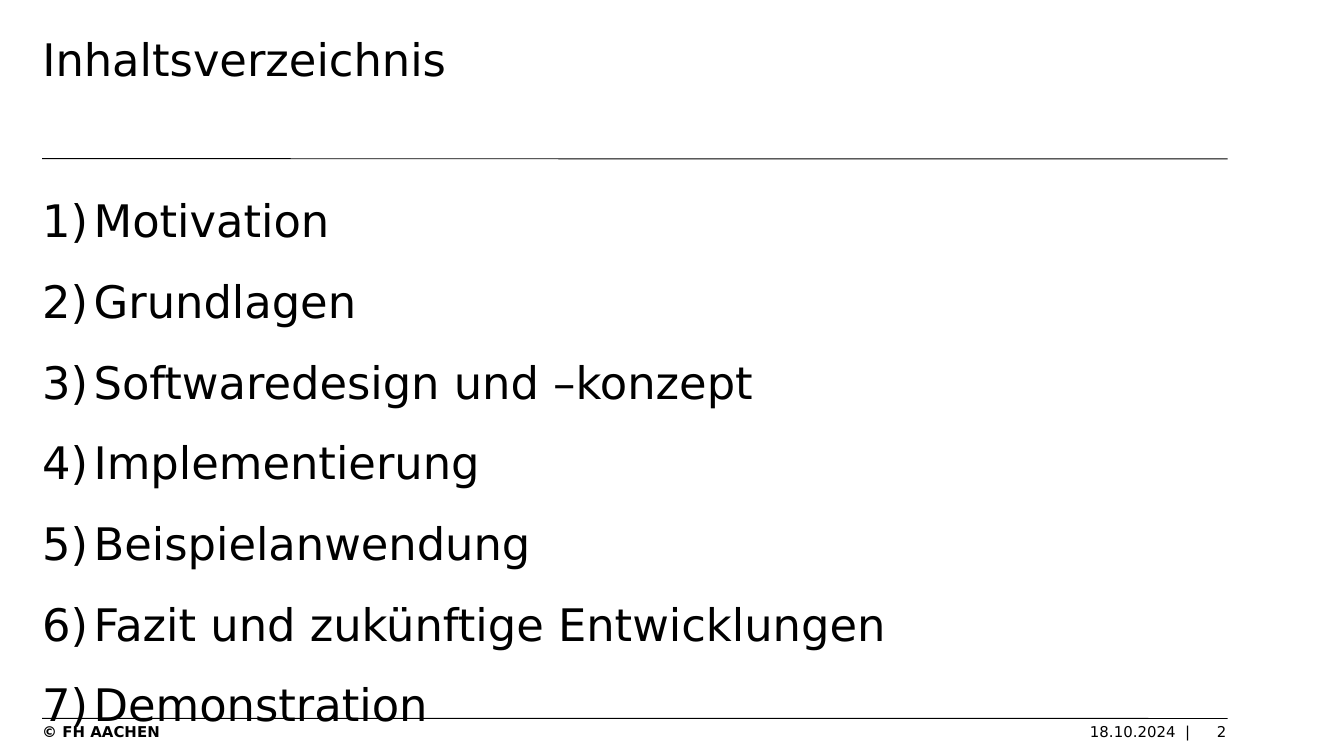
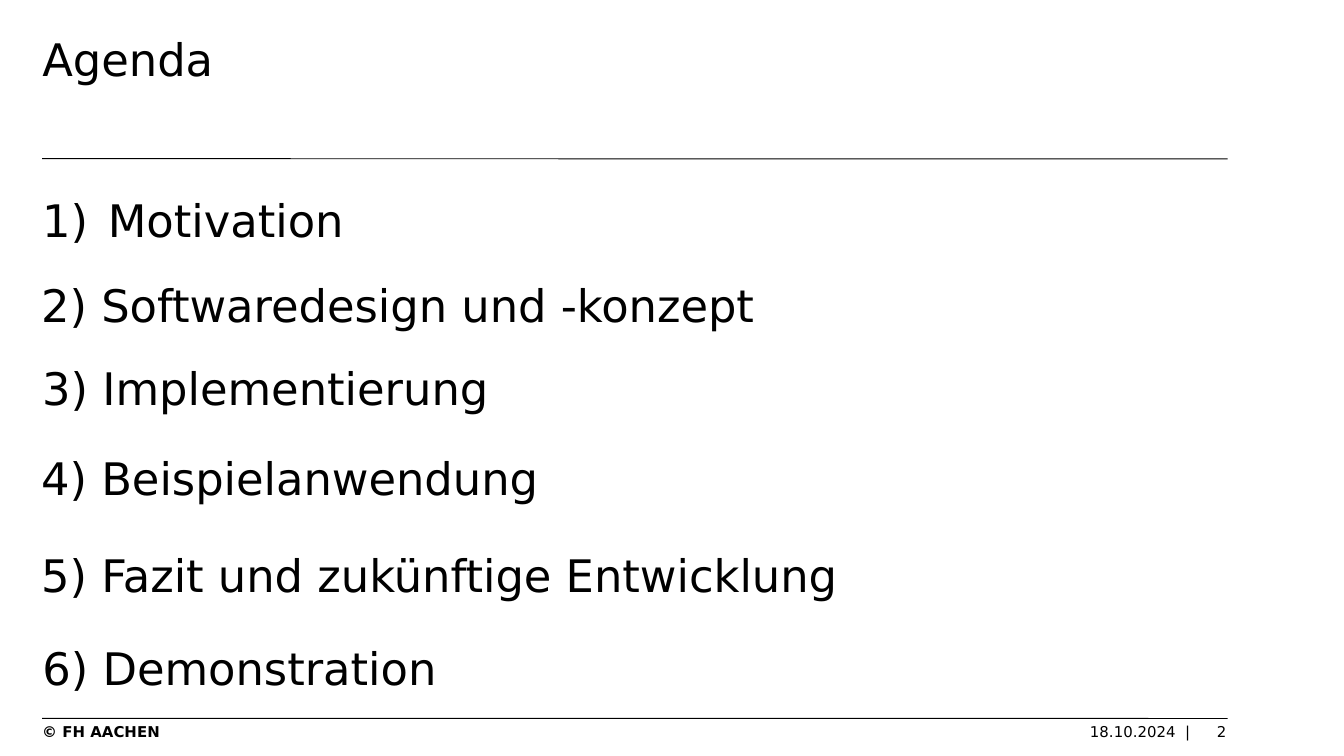
Before and after one commit to levithas/Bachelorprojekt, a slide deck: slide 2 of Dokumentation/Präsentation.pptx. Drawn at 1344x756 pixels with LibreOffice and Linux fonts; fonts in the diff are those of the drawing; background and template pictures are left out. Boxes give left, top, right and bottom in pixels: in the first picture for what was removed or moved away, otherwise in the second. Text is boxed around its words. In the diff, an @@ line names an element or a change of style, - is before the commit and + after.

```diff
--- a/Dokumentation/Präsentation.pptx
+++ b/Dokumentation/Präsentation.pptx
@@ title at (x1=42, y1=42, x2=213, y2=86): text changed @@
-Inhaltsverzeichnis
+Agenda
@@ text added at (x1=41, y1=288, x2=754, y2=332), 24 pt, text #000000 @@
+2) Softwaredesign und -konzept
@@ text at (x1=94, y1=284, x2=885, y2=731): paragraphs removed @@
-2) Grundlagen
-3) Softwaredesign und –konzept
-4) Implementierung
-5) Beispielanwendung
-6) Fazit und zukünftige Entwicklungen
-7) Demonstration
@@ text added at (x1=42, y1=371, x2=488, y2=415), 24 pt, text #000000 @@
+3) Implementierung
@@ text added at (x1=41, y1=461, x2=538, y2=505), 24 pt, text #000000 @@
+4) Beispielanwendung
@@ text added at (x1=41, y1=558, x2=837, y2=602), 24 pt, text #000000 @@
+5) Fazit und zukünftige Entwicklung
@@ text added at (x1=42, y1=651, x2=437, y2=691), 24 pt, text #000000 @@
+6) Demonstration
```
Also in this commit, not shown: 15 other slides changed, 16 slides added, 5 slides removed, 4 other files.
